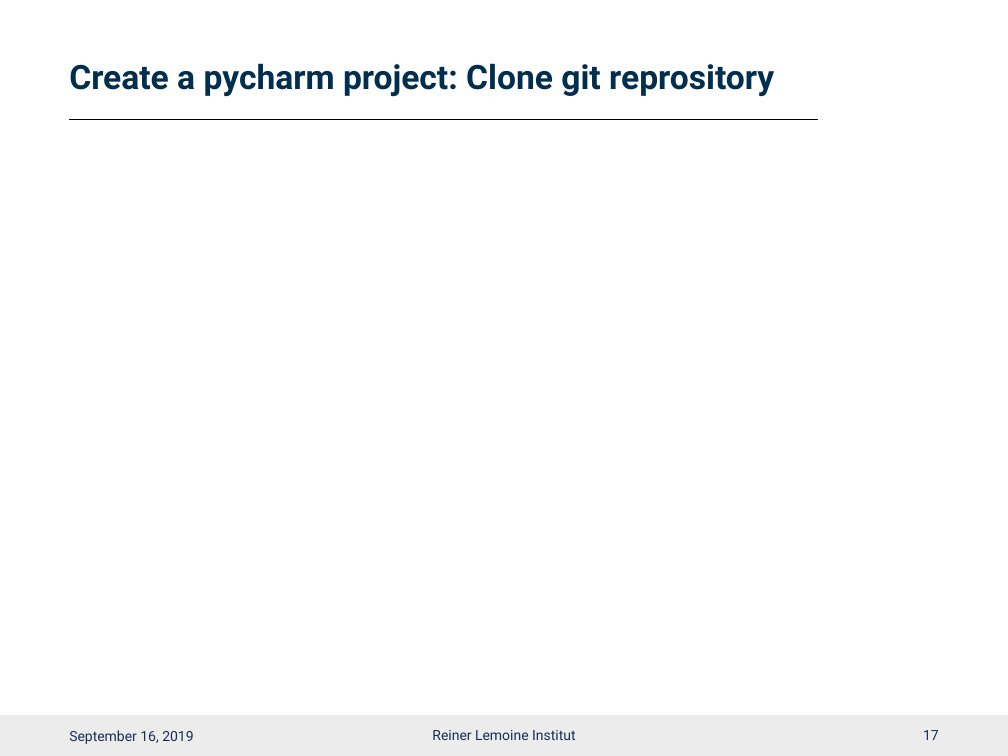
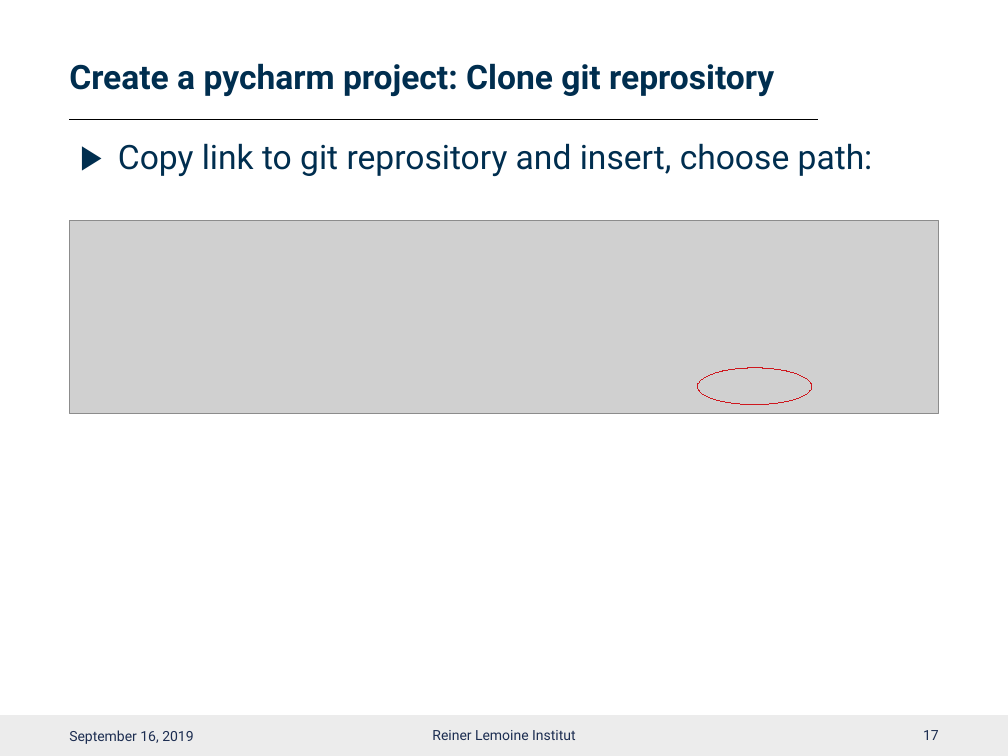
Before and after one commit to smartie2076/oemof_workshop, a slide deck: slide 18 of Oemof_Workshop_02_Installation.pptx. Drawn at 1008x756 pixels with LibreOffice and Linux fonts; fonts in the diff are those of the drawing; grey boxes stand for pictures; background and template pictures are left out. Boxes give left, top, right and bottom in pixels: in the first picture for what was removed or moved away, otherwise in the second. Text is boxed around its words. In the diff, an @@ line names an element or a change of style, - is before the commit and + after.

```diff
--- a/Oemof_Workshop_02_Installation.pptx
+++ b/Oemof_Workshop_02_Installation.pptx
@@ text added at box(118, 143, 873, 176), 24 pt, text #002E4F @@
+▶ Copy link to git reprository and insert, choose path:
@@ picture added at box(70, 221, 938, 413) @@
@@ ellipse added at box(698, 368, 811, 404), outline #CE181E 0.75 pt @@
```
Also in this commit, not shown: 2 other slides changed, 1 slide added, 1 slide removed, 4 other files.
